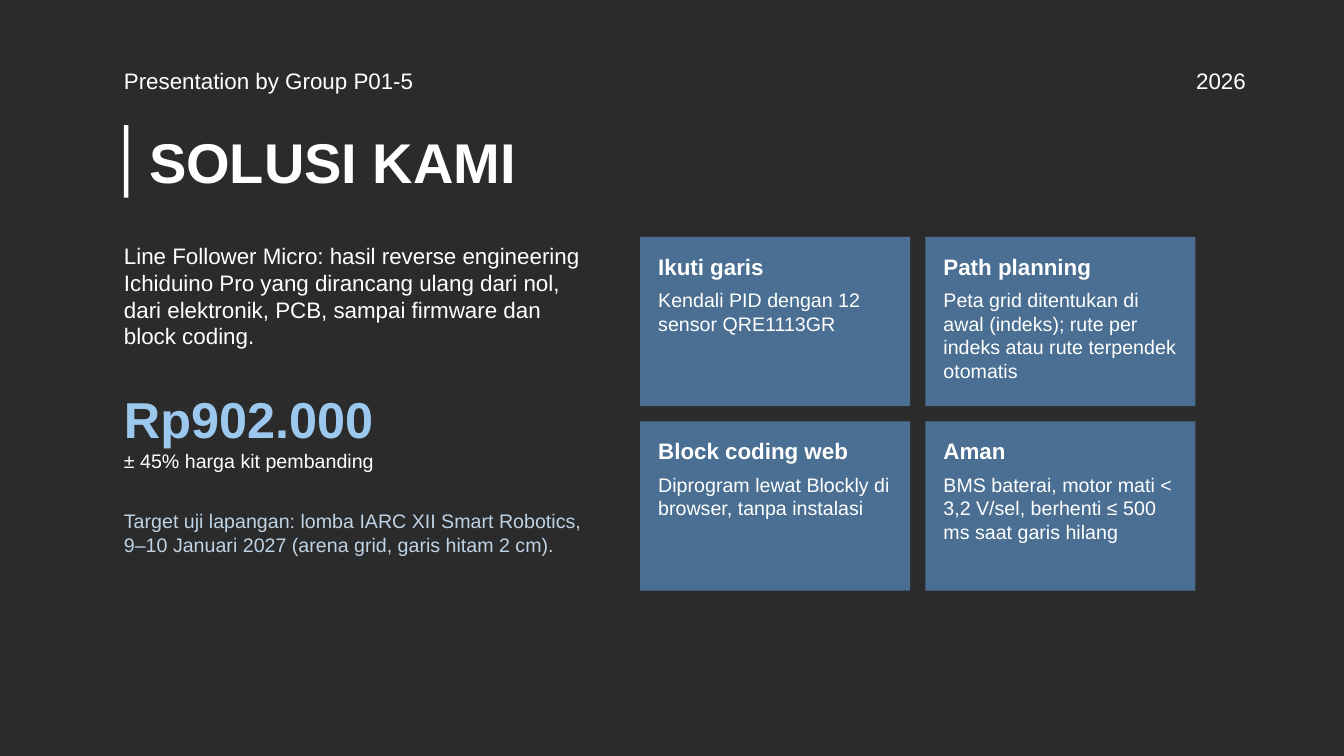
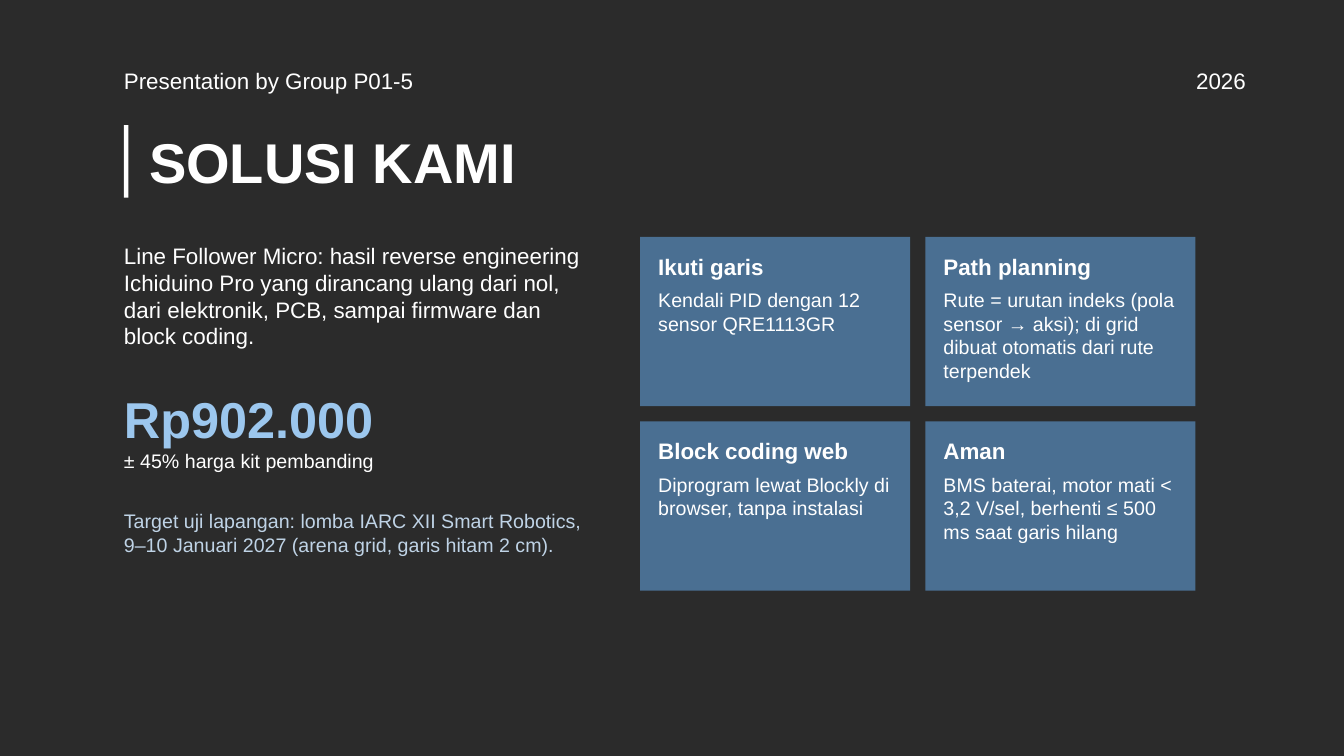
Before and after one commit to Mervs111/Line-Follower-Racer, a slide deck: slide 4 of docs/pitching-rab/LFM_Pitching_RAB_P01-5.pptx. Drawn at 1344x756 pixels with LibreOffice and Linux fonts; fonts in the diff are those of the drawing; background and template pictures are left out; a plain dark background stands for a picture behind light text. Boxes give left, top, right and bottom in pixels: in the first picture for what was removed or moved away, otherwise in the second. Text is boxed around its words. In the diff, an @@ line names an element or a change of style, - is before the commit and + after.

```diff
--- a/docs/pitching-rab/LFM_Pitching_RAB_P01-5.pptx
+++ b/docs/pitching-rab/LFM_Pitching_RAB_P01-5.pptx
@@ text at (943,293,1175,382): text changed @@
-Peta grid ditentukan di awal (indeks); rute per indeks atau rute terpendek otomatis
+Rute = urutan indeks (pola sensor → aksi); di grid dibuat otomatis dari rute terpendek
```
Also in this commit, not shown: 2 other slides changed, 8 other files.
